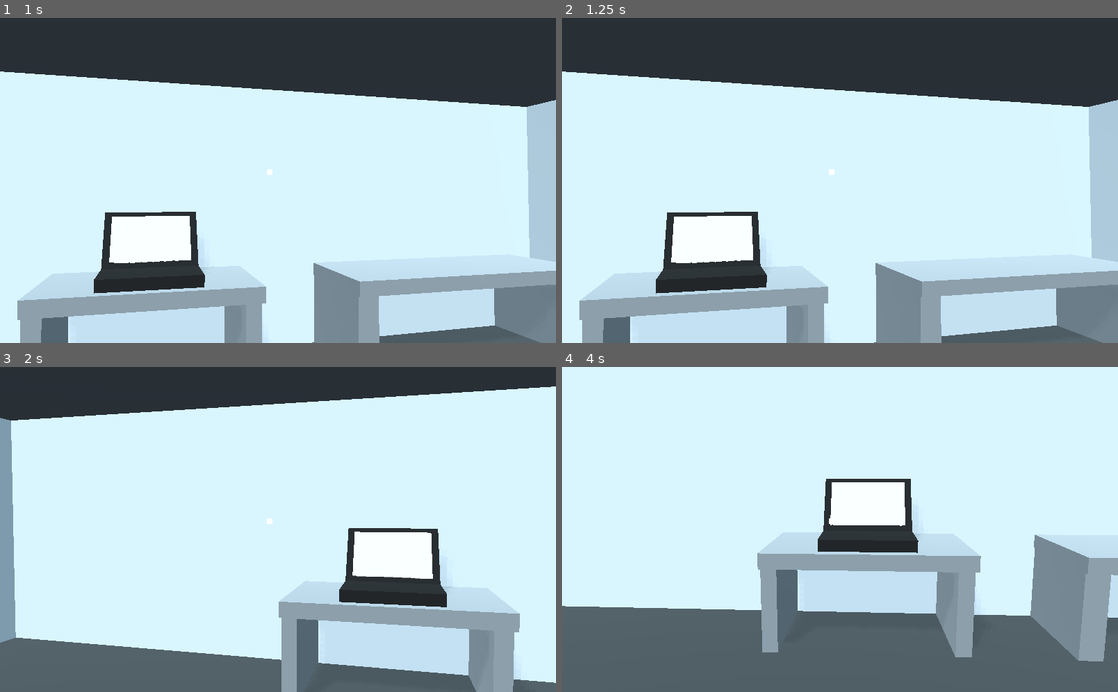
Above: before the commit, frames 1-4 (two rows, left to right).
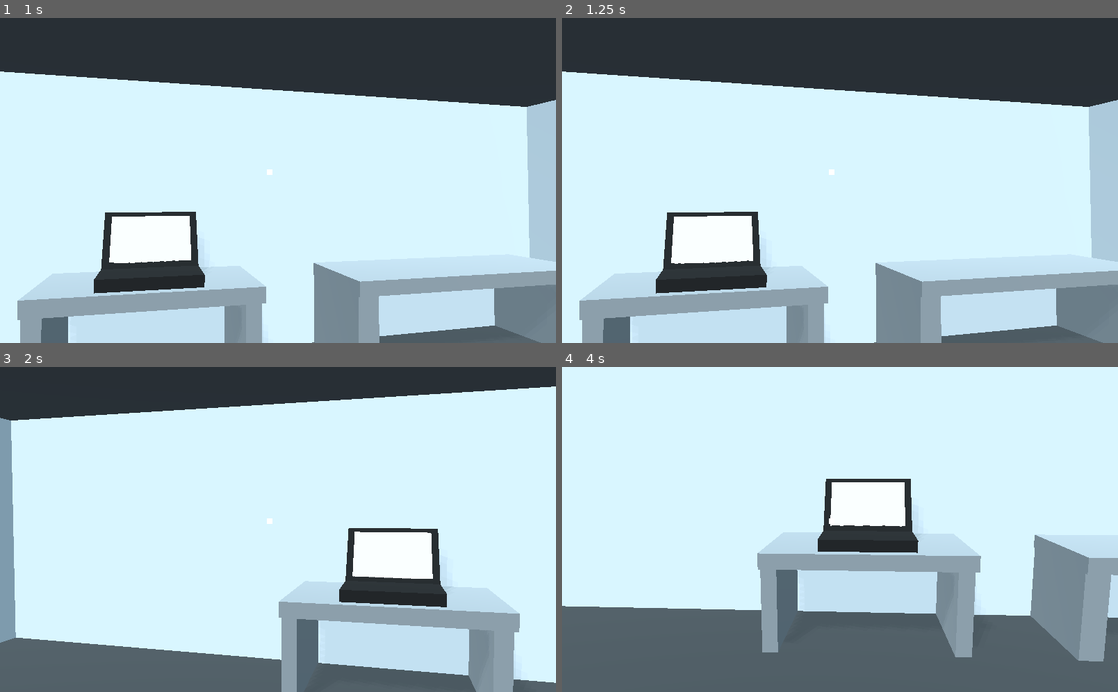
Above: after the commit, the same moments.

Repository: AAncapo/pc-builder-sim
Game: Godot game, scene res://main.tscn
The game is run twice, just before and just after one commit, with the same random seed, the same clock (stepped at 60 frames per second) and the same inputs.
Inputs (mouse positions are in pixels of both pictures, inside the frame that each line leads up to):
- Up to frame 1 (1 s): tap Enter at 0.5 s; move the mouse to (400, 164) at 0.52 s; tap E (interact) at 0.6 s
- Up to frame 2 (1.25 s): no input
- Up to frame 3 (2 s): tap Space at 1.25 s; move the mouse to (166, 545) at 1.27 s; tap E (interact) at 1.35 s
- Up to frame 4 (4 s): move the mouse to (895, 458) at 2.02 s; tap E (interact) at 2.1, 2.85 s; tap Enter at 2.75 s; move the mouse to (812, 594) at 2.77 s; click "X" at 3.5 s

Frame 1 is identical in both runs. In frame 2, less than 0.1% of the frame differs, in the area x 19-35%, y 74-76%; in frame 3, less than 0.1%; in frame 4, less than 0.1%.

Commit message:
packages list
# starter pc pckg at start
# packages and items list at receiver
# added components from previous project (gwj59)

Diff:
--- a/Events.gd
+++ b/Events.gd
@@ -2,4 +2,4 @@
 
 signal new_package(pckg)
 
-signal exit_int
+signal interaction_exited
--- /dev/null
+++ b/components/chasis.tscn
@@ -0,0 +1,7 @@
+[gd_scene load_steps=3 format=2]
+
+[ext_resource path="res://assets/chasis.glb" type="PackedScene" id=1]
+[ext_resource path="res://components/component.gd" type="Script" id=2]
+
+[node name="chasis" instance=ExtResource( 1 )]
+script = ExtResource( 2 )
--- a/components/component.gd
+++ b/components/component.gd
@@ -1,3 +1,3 @@
-class_name Component extends KinematicBody
+class_name Component extends Spatial
 
-var nametag:String = 'basic component'
+var nametag:String = self.name
--- a/components/component.tscn
+++ b/components/component.tscn
@@ -4,10 +4,8 @@
 
 [sub_resource type="CubeMesh" id=1]
 
-[node name="component" type="KinematicBody"]
+[node name="component" type="Spatial"]
 script = ExtResource( 1 )
-
-[node name="CollisionShape" type="CollisionShape" parent="."]
 
 [node name="model" type="MeshInstance" parent="."]
 transform = Transform( 0.178669, 0, 0, 0, 0.178669, 0, 0, 0, 0.178669, 0, 0, 0 )
--- /dev/null
+++ b/components/cpu.tscn
@@ -0,0 +1,7 @@
+[gd_scene load_steps=3 format=2]
+
+[ext_resource path="res://components/component.gd" type="Script" id=1]
+[ext_resource path="res://assets/cpu.glb" type="PackedScene" id=2]
+
+[node name="cpu" instance=ExtResource( 2 )]
+script = ExtResource( 1 )
--- /dev/null
+++ b/components/cpu_fan.tscn
@@ -0,0 +1,7 @@
+[gd_scene load_steps=3 format=2]
+
+[ext_resource path="res://components/component.gd" type="Script" id=1]
+[ext_resource path="res://assets/cpu_fan.glb" type="PackedScene" id=2]
+
+[node name="cpu_fan" instance=ExtResource( 2 )]
+script = ExtResource( 1 )
--- /dev/null
+++ b/components/hdd.tscn
@@ -0,0 +1,7 @@
+[gd_scene load_steps=3 format=2]
+
+[ext_resource path="res://components/component.gd" type="Script" id=1]
+[ext_resource path="res://assets/hdd.glb" type="PackedScene" id=2]
+
+[node name="hdd" instance=ExtResource( 2 )]
+script = ExtResource( 1 )
--- /dev/null
+++ b/components/motherboard.tscn
@@ -0,0 +1,7 @@
+[gd_scene load_steps=3 format=2]
+
+[ext_resource path="res://components/component.gd" type="Script" id=1]
+[ext_resource path="res://assets/motherboard.glb" type="PackedScene" id=2]
+
+[node name="motherboard" instance=ExtResource( 2 )]
+script = ExtResource( 1 )
--- /dev/null
+++ b/components/psu.tscn
@@ -0,0 +1,7 @@
+[gd_scene load_steps=3 format=2]
+
+[ext_resource path="res://components/component.gd" type="Script" id=1]
+[ext_resource path="res://assets/psu.glb" type="PackedScene" id=2]
+
+[node name="psu" instance=ExtResource( 2 )]
+script = ExtResource( 1 )
--- /dev/null
+++ b/components/ram.tscn
@@ -0,0 +1,7 @@
+[gd_scene load_steps=3 format=2]
+
+[ext_resource path="res://components/component.gd" type="Script" id=1]
+[ext_resource path="res://assets/ram.glb" type="PackedScene" id=2]
+
+[node name="ram" instance=ExtResource( 2 )]
+script = ExtResource( 1 )
--- /dev/null
+++ b/gui/item_list.tscn
@@ -0,0 +1,13 @@
+[gd_scene format=2]
+
+[node name="item_list" type="Control"]
+anchor_right = 1.0
+anchor_bottom = 1.0
+margin_left = 4.0
+margin_top = 32.0
+margin_right = -4.0
+margin_bottom = -4.0
+
+[node name="VBoxContainer" type="VBoxContainer" parent="."]
+anchor_right = 1.0
+anchor_bottom = 1.0
--- a/gui/package_list.gd
+++ b/gui/package_list.gd
@@ -1,19 +1,28 @@
 extends Control
 
-onready var item_button = load("res://gui/item-button.tscn")
-var package: Package
+onready var item_list_temp = preload("res://gui/item_list.tscn")
+onready var item_button_temp = preload("res://gui/item-button.tscn")
+var packages: Array
+#var cur_display_pckg: Package
 
 
-func create_item_list():
-	for b in $"%buttons".get_children():
-		b.queue_free()
+func add_package(new_pckg):
+	packages.append(new_pckg)
+	create_item_list(new_pckg)
 
-	for i in package.items.get_children():
-		var button = item_button.instance()
-		button.item = i
-		$"%buttons".add_child(button)
 
+func create_item_list(_pckg:Package):
+	var new_item_list = item_list_temp.instance()
+	$"%packages_tabs".add_child(new_item_list)
+	new_item_list.name = _pckg.sender
+
+	var iButton_container = new_item_list.get_child(0)
+
+	for i in _pckg.get_items():
+		var iButton = item_button_temp.instance()
+		iButton.item = i
+		iButton_container.add_child(iButton)
 
 
 func _on_exit_pressed():
-	Events.emit_signal("exit_int")
+	Events.emit_signal("interaction_exited")
--- a/gui/package_list.tscn
+++ b/gui/package_list.tscn
@@ -8,48 +8,26 @@
 rect_min_size = Vector2( 300, 0 )
 script = ExtResource( 2 )
 
-[node name="Control" type="Control" parent="."]
+[node name="packages_tabs" type="TabContainer" parent="."]
+unique_name_in_owner = true
 anchor_bottom = 1.0
 margin_left = 10.0
 margin_top = 10.0
 margin_bottom = -10.0
 rect_min_size = Vector2( 300, 0 )
 
-[node name="bg" type="ColorRect" parent="Control"]
-anchor_right = 1.0
+[node name="exit" type="Button" parent="."]
+anchor_left = 0.5
+anchor_top = 1.0
+anchor_right = 0.5
 anchor_bottom = 1.0
-color = Color( 0.235294, 0.235294, 0.235294, 1 )
-
-[node name="VBoxContainer" type="VBoxContainer" parent="Control"]
-anchor_right = 1.0
-anchor_bottom = 1.0
-margin_left = 5.0
-margin_top = 5.0
-margin_right = -5.0
-margin_bottom = -5.0
-
-[node name="Label" type="Label" parent="Control/VBoxContainer"]
-margin_right = 290.0
-margin_bottom = 14.0
-text = "PACKAGE LIST"
-align = 1
-
-[node name="buttons" type="VBoxContainer" parent="Control/VBoxContainer"]
-unique_name_in_owner = true
-margin_top = 18.0
-margin_right = 290.0
-margin_bottom = 546.0
-size_flags_vertical = 3
-
-[node name="exit" type="Button" parent="Control/VBoxContainer"]
-margin_left = 105.0
-margin_top = 550.0
-margin_right = 185.0
-margin_bottom = 570.0
+margin_left = -40.0
+margin_top = -20.0
+margin_right = 40.0
 grow_horizontal = 2
 grow_vertical = 2
 rect_min_size = Vector2( 80, 20 )
 size_flags_horizontal = 4
 text = "exit"
 
-[connection signal="pressed" from="Control/VBoxContainer/exit" to="." method="_on_exit_pressed"]
+[connection signal="pressed" from="exit" to="." method="_on_exit_pressed"]
--- a/interactables/players_pc.gd
+++ b/interactables/players_pc.gd
@@ -12,4 +12,4 @@
 
 
 func _on_close_pressed():
-	exit()
+	Events.emit_signal("interaction_exited")
--- a/interactables/receiver.gd
+++ b/interactables/receiver.gd
@@ -2,6 +2,7 @@
 
 onready var packages := $packages
 onready var pckg_list := $package_list
+
 
 func _ready():
 	Events.connect("new_package", self, "__on_Event_new_package")
@@ -19,8 +20,7 @@
 
 
 func spawn_pckg(pckg):
-	var new_pckg: Package = pckg.instance()
+	var new_pckg = pckg.instance()
 	packages.add_child(new_pckg)
 
-	pckg_list.package = new_pckg
-	pckg_list.create_item_list()
+	pckg_list.add_package(new_pckg)
--- a/main.gd
+++ b/main.gd
@@ -1,8 +1,8 @@
 extends Spatial
 
-export (Array, PackedScene) var starter_pckg
+export (PackedScene) var starter_pckg
 
 func _ready():
 	if starter_pckg:
-		var pckg = starter_pckg[0]
+		var pckg = starter_pckg
 		Events.emit_signal("new_package",pckg) # tells RECEIVER that there is a new pckg
--- a/main.tscn
+++ b/main.tscn
@@ -3,7 +3,7 @@
 [ext_resource path="res://player/player.tscn" type="PackedScene" id=1]
 [ext_resource path="res://interactables/receiver.gd" type="Script" id=2]
 [ext_resource path="res://interactables/players_pc.tscn" type="PackedScene" id=3]
-[ext_resource path="res://packages/package.tscn" type="PackedScene" id=4]
+[ext_resource path="res://packages/starter_pckg.tscn" type="PackedScene" id=4]
 [ext_resource path="res://main.gd" type="Script" id=5]
 [ext_resource path="res://gui/package_list.tscn" type="PackedScene" id=6]
 
@@ -39,7 +39,7 @@
 
 [node name="main" type="Spatial"]
 script = ExtResource( 5 )
-starter_pckg = [ ExtResource( 4 ) ]
+starter_pckg = ExtResource( 4 )
 
 [node name="DirectionalLight" type="DirectionalLight" parent="."]
 transform = Transform( 0.930238, 0.257673, -0.261269, 0, 0.711989, 0.70219, 0.366956, -0.653204, 0.66232, 0, 0, 0 )
--- a/packages/package.gd
+++ b/packages/package.gd
@@ -1,14 +1,21 @@
 class_name Package extends MeshInstance
 
-onready var item_template = preload("res://components/component.tscn")
-onready var items = $items
+export (Array, PackedScene) var custom_items = []
+export var sender := 'Personal'
+
+onready var items_holder = $items
+
 
 func _ready():
-	fill_package_w_random_items()
+	if !custom_items.empty():
+		create_new_package(custom_items)
 
 
-func fill_package_w_random_items():
-	var amount = randi()%5
-	for i in range(amount):
-		var new_item = item_template.instance()
-		items.add_child(new_item)
+func create_new_package(_items: Array):
+	for i in _items:
+		var new_item = i.instance()
+		items_holder.add_child(new_item)
+
+
+func get_items():
+	return items_holder.get_children()
--- /dev/null
+++ b/packages/starter_pckg.tscn
@@ -0,0 +1,14 @@
+[gd_scene load_steps=9 format=2]
+
+[ext_resource path="res://packages/package.tscn" type="PackedScene" id=1]
+[ext_resource path="res://components/hdd.tscn" type="PackedScene" id=2]
+[ext_resource path="res://components/chasis.tscn" type="PackedScene" id=3]
+[ext_resource path="res://components/cpu.tscn" type="PackedScene" id=4]
+[ext_resource path="res://components/cpu_fan.tscn" type="PackedScene" id=5]
+[ext_resource path="res://components/psu.tscn" type="PackedScene" id=6]
+[ext_resource path="res://components/ram.tscn" type="PackedScene" id=7]
+[ext_resource path="res://components/motherboard.tscn" type="PackedScene" id=8]
+
+[node name="starter_pckg" instance=ExtResource( 1 )]
+custom_items = [ ExtResource( 3 ), ExtResource( 4 ), ExtResource( 5 ), ExtResource( 2 ), ExtResource( 8 ), ExtResource( 6 ), ExtResource( 7 ) ]
+sender = "Starter PC"
--- a/player/player.gd
+++ b/player/player.gd
@@ -10,16 +10,17 @@
 
 
 func _ready():
+	toggle_mouse_mode()
 	if !inventory:
 		inventory = Inventory.new()
 
-	Events.connect("exit_int", self, "exit_interaction")
+	Events.connect("interaction_exited", self, "_on_exit_interaction")
 
 
 func _physics_process(delta: float) -> void:
 	if Input.is_action_just_pressed("interact"):
 		if interact_obj:
-			exit_interaction()
+			_on_exit_interaction()
 		else:
 			if ray.is_colliding() && ray.get_collider() is Interactable:
 				interact_obj = ray.get_collider()
@@ -34,6 +35,9 @@
 		cam.rotate_x(deg2rad(-event.relative.y * mouse_sensitivity))
 
 	if event.is_action_pressed("ui_cancel"):
+		if interact_obj:
+			_on_exit_interaction()
+			return
 		toggle_mouse_mode()
 
 
@@ -42,7 +46,7 @@
 	Input.set_mouse_mode(mouse_mode)
 
 
-func exit_interaction():
+func _on_exit_interaction():
 	interact_obj.exit()
 	interact_obj = null
 	toggle_mouse_mode()
--- a/project.godot
+++ b/project.godot
@@ -9,7 +9,7 @@
 config_version=4
 
 _global_script_classes=[ {
-"base": "KinematicBody",
+"base": "Spatial",
 "class": "Component",
 "language": "GDScript",
 "path": "res://components/component.gd"
